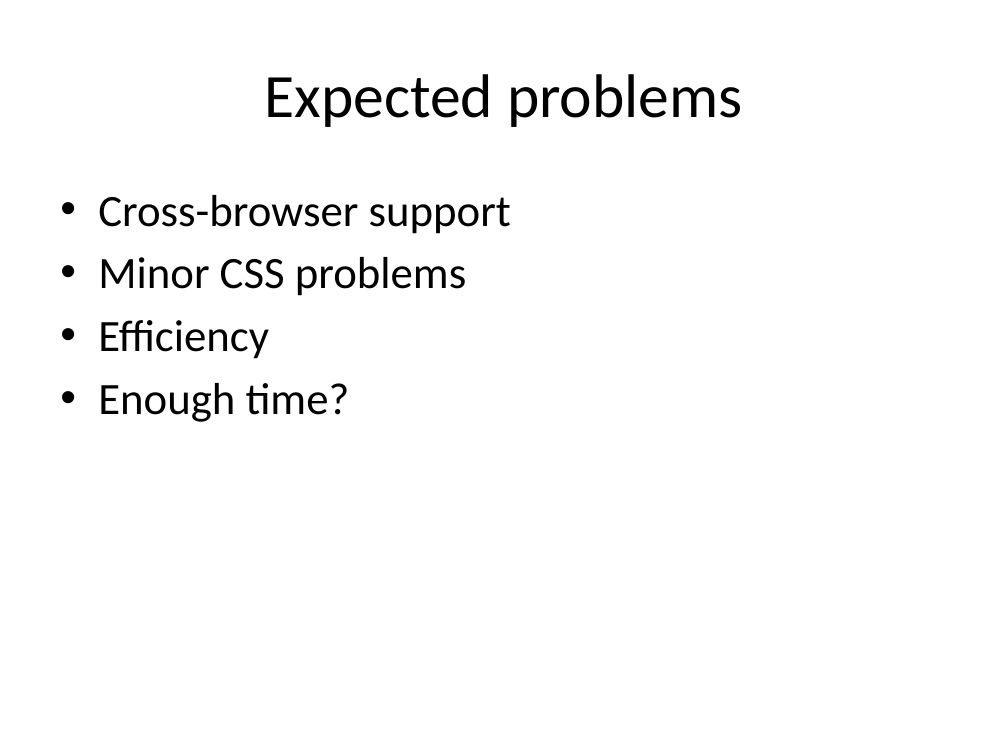
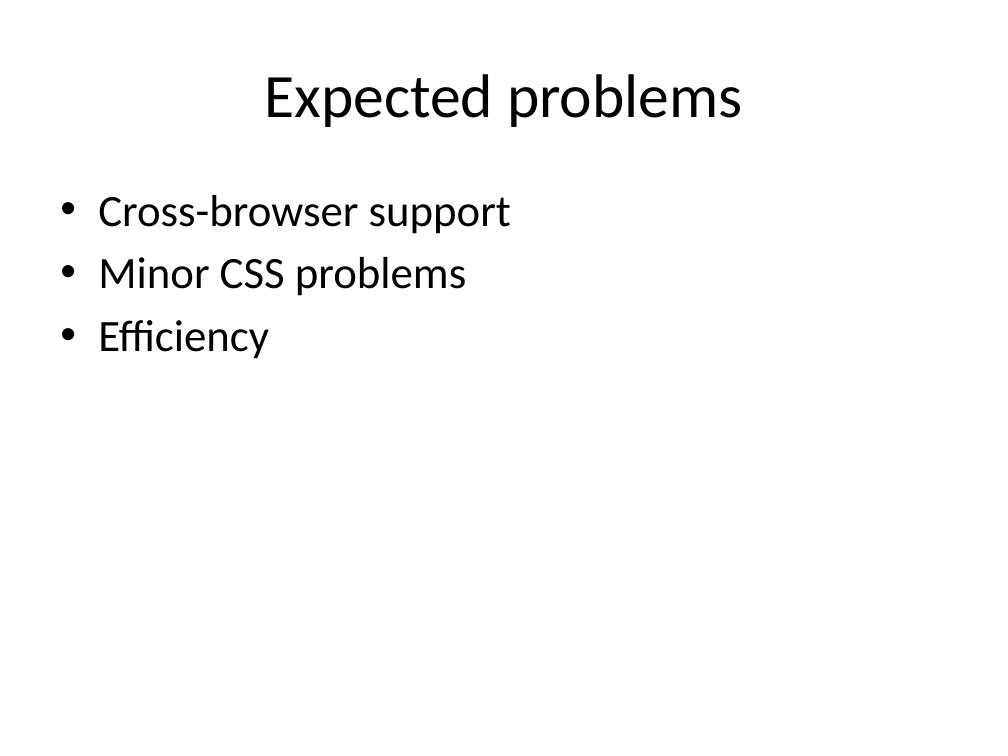
Before and after one commit to po3-cwa3/po3-progress-report, a slide deck: slide 8 of Intermediate demo/Demo.pptx. Drawn at 1008x756 pixels with LibreOffice and Linux fonts; fonts in the diff are those of the drawing. Boxes give left, top, right and bottom in pixels: in the first picture for what was removed or moved away, otherwise in the second. Text is boxed around its words. In the diff, an @@ line names an element or a change of style, - is before the commit and + after.

```diff
--- a/Intermediate demo/Demo.pptx
+++ b/Intermediate demo/Demo.pptx
@@ text at [98,383,350,422]: paragraph removed @@
-• Enough time?
```
Also in this commit, not shown: 1 other slide changed.
